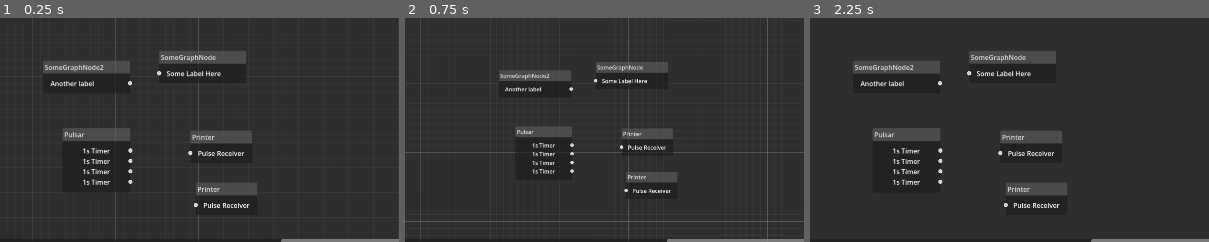
Above: before the commit, frames 1-3 (left to right).
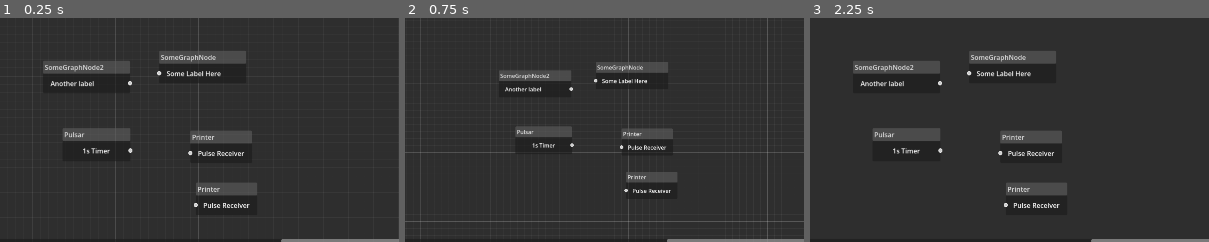
Above: after the commit, the same moments.

Repository: Gromnax/ProxyMaCentauri
Game: Godot game, scene res://GraphController/control_graph.tscn
Same seed, same stepped clock (60 frames per second), same inputs: the game is played once before the commit and once after it. This scene is started directly instead of the project's main scene.
Inputs (mouse positions are % of the whole screen's width and height, from its top left):
- Up to frame 1 (0.25 s): no input
- Up to frame 2 (0.75 s): click (4, 3) at 0.5 s
- Up to frame 3 (2.25 s): click (7, 3) at 1.25 s; click (8, 3) at 2 s
The pictures show only the part of the screen within x 6-56%, y 6-55%; the shares and areas given below are measured in that part.

The runs differ from the first frame. In frame 1, 0.4% of the frame differs, in the area x 20-34%, y 62-78%; in frame 2, 0.2%; in frame 3, 0.3%.

Commit message:
Node signal connection refactoring
Nodes in the graph now know from which port they received a signal. Also, the graphedit is now in control of said signals instead of the individual graph nodes, which is cleaner.

Diff:
--- a/GraphController/GraphNodes/PulsarNode.tscn
+++ b/GraphController/GraphNodes/PulsarNode.tscn
@@ -15,33 +15,6 @@
 slot/0/right_color = Color(1, 1, 1, 1)
 slot/0/right_icon = null
 slot/0/draw_stylebox = true
-slot/1/left_enabled = false
-slot/1/left_type = 0
-slot/1/left_color = Color(1, 1, 1, 1)
-slot/1/left_icon = null
-slot/1/right_enabled = true
-slot/1/right_type = 0
-slot/1/right_color = Color(1, 1, 1, 1)
-slot/1/right_icon = null
-slot/1/draw_stylebox = true
-slot/2/left_enabled = false
-slot/2/left_type = 0
-slot/2/left_color = Color(1, 1, 1, 1)
-slot/2/left_icon = null
-slot/2/right_enabled = true
-slot/2/right_type = 0
-slot/2/right_color = Color(1, 1, 1, 1)
-slot/2/right_icon = null
-slot/2/draw_stylebox = true
-slot/3/left_enabled = false
-slot/3/left_type = 0
-slot/3/left_color = Color(1, 1, 1, 1)
-slot/3/left_icon = null
-slot/3/right_enabled = true
-slot/3/right_type = 0
-slot/3/right_color = Color(1, 1, 1, 1)
-slot/3/right_icon = null
-slot/3/draw_stylebox = true
 script = ExtResource("1_32qu6")
 timer = NodePath("Timer")
 metadata/_custom_type_script = "uid://dmg65t0orfe1c"
@@ -56,25 +29,4 @@
 layout_mode = 2
 text = "1s Timer"
 
-[node name="Container2" type="AspectRatioContainer" parent="." unique_id=344754347]
-layout_mode = 2
-
-[node name="Label" type="Label" parent="Container2" unique_id=1060523786]
-layout_mode = 2
-text = "1s Timer"
-
-[node name="Container3" type="AspectRatioContainer" parent="." unique_id=741470352]
-layout_mode = 2
-
-[node name="Label" type="Label" parent="Container3" unique_id=1233088042]
-layout_mode = 2
-text = "1s Timer"
-
-[node name="Container4" type="AspectRatioContainer" parent="." unique_id=1935231895]
-layout_mode = 2
-
-[node name="Label" type="Label" parent="Container4" unique_id=338671471]
-layout_mode = 2
-text = "1s Timer"
-
 [connection signal="timeout" from="Timer" to="." method="_on_timer_timeout"]
--- a/GraphController/GraphNodes/graph_control_node.gd
+++ b/GraphController/GraphNodes/graph_control_node.gd
@@ -4,8 +4,8 @@
 
 var input_signals : Array[SignalConnection] = []
 
-
-signal output(args)
+@warning_ignore("unused_signal")
+signal output(origin:Node, port:int, value:String)
 
 class SignalConnection:
 	var port: int
@@ -16,7 +16,10 @@
 func _ready() -> void:
 	pass # Replace with function body.
 
+## @deprecated The graph should handle connections,not the node
 func listen_start(port: int, sig: Signal, method:Callable = on_unhandled_signal_received) -> bool:
+	return true
+	@warning_ignore_start("unreachable_code")
 	print("listen start:"+str(self))
 	if not sig or port < 0 or port > get_input_port_count():
 		return false
@@ -28,8 +31,12 @@
 	sig.connect(on_unhandled_signal_received)
 	print("Connection bien effectuée")
 	return true
+	@warning_ignore_restore("unreachable_code")
 
+## @deprecated The graph should handle connections,not the node
 func listen_stop(port: int, sig: Signal) -> bool:
+	return true
+	@warning_ignore_start("unreachable_code")
 	if not sig or port < 0 or port > get_input_port_count():
 		return false
 	var sigco : SignalConnection = null
@@ -41,6 +48,10 @@
 	sigco.sig.disconnect(sigco.method)
 	input_signals.erase(sigco)
 	return true
+	@warning_ignore_restore("unreachable_code")
 
 @abstract
 func on_unhandled_signal_received(args: Dictionary={}) -> void;
+
+@abstract
+func signal_received(port: int, value:String="") -> void;
--- a/GraphController/GraphNodes/printer.gd
+++ b/GraphController/GraphNodes/printer.gd
@@ -13,3 +13,6 @@
 
 func on_unhandled_signal_received(args: Dictionary={}) -> void:
 	print("Signal received!")
+
+func signal_received(port: int, value:String="") -> void:
+	print("Received value: " + value + " on port " + str(port))
--- a/GraphController/GraphNodes/pulsar_node.gd
+++ b/GraphController/GraphNodes/pulsar_node.gd
@@ -18,5 +18,8 @@
 
 
 func _on_timer_timeout() -> void:
-	output.emit()
+	output.emit(self, 0, "hello there")
 	print("Timer timeout!!")
+
+func signal_received(port: int, value:String="") -> void:
+	pass
--- a/GraphController/control_graph.tscn
+++ b/GraphController/control_graph.tscn
@@ -77,7 +77,7 @@
 offset_left = 273.0
 offset_top = 325.0
 offset_right = 436.0
-offset_bottom = 480.0
+offset_bottom = 405.0
 mouse_filter = 1
 position_offset = Vector2(273, 325)
 
@@ -99,5 +99,6 @@
 mouse_filter = 1
 position_offset = Vector2(593, 456)
 
+[connection signal="child_entered_tree" from="GraphEdit" to="GraphEdit" method="_on_child_entered_tree"]
 [connection signal="connection_request" from="GraphEdit" to="GraphEdit" method="_on_connection_request"]
 [connection signal="disconnection_request" from="GraphEdit" to="GraphEdit" method="_on_disconnection_request"]
--- a/GraphController/graph_edit.gd
+++ b/GraphController/graph_edit.gd
@@ -7,7 +7,7 @@
 
 
 # Called every frame. 'delta' is the elapsed time since the previous frame.
-func _process(delta: float) -> void:
+func _process(_delta: float) -> void:
 	pass
 
 func _on_connection_request(from_node: StringName, from_port: int, to_node: StringName, to_port: int) -> void:
@@ -28,3 +28,27 @@
 
 func get_child_from_name(node: StringName) -> Node:
 	return get_node(NodePath(node))
+
+
+func _on_child_entered_tree(node: Node) -> void:
+	if node is GraphControlNode:
+		node.output.connect(on_output_emitted)
+
+
+func on_output_emitted(source: Node, port: int, value:String) -> void:
+	var retrieved_connections = get_output_connections_from_node(source, port)
+	var child : GraphControlNode
+	for connection in retrieved_connections:
+		child = find_child(connection.node)
+		child.signal_received(connection.port, value)
+
+func get_output_connections_from_node(node:Node, port: int) -> Array:
+	var retrieved_connections = get_connection_list_from_node(node.name)
+	var result = []
+	for connection in retrieved_connections:
+		var dict = {}
+		if connection["from_node"] == node.name and connection["from_port"] == port:
+			dict["node"] = connection["to_node"]
+			dict["port"] = connection["to_port"]
+			result.push_back(dict)
+	return result
--- a/project.godot
+++ b/project.godot
@@ -22,7 +22,6 @@
 [autoload]
 
 EventBus="*uid://c3asprat4mqxv"
-PreloadBus="*uid://bdlfem4nwvjn7"
 
 [display]
 
